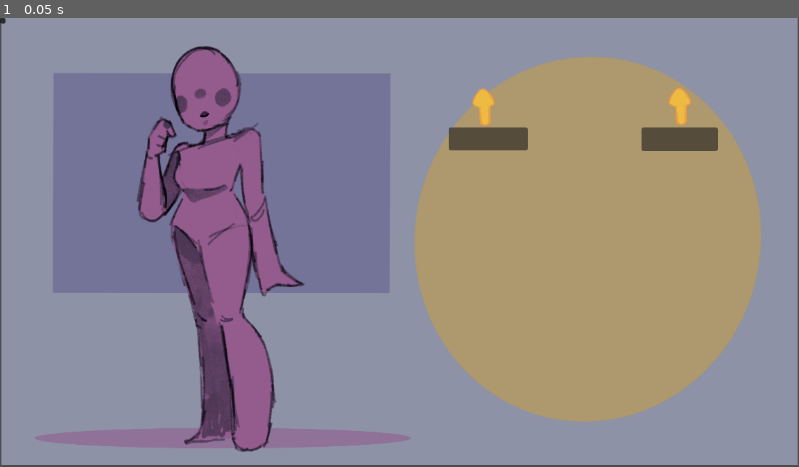
Above: before the commit, frame 1.
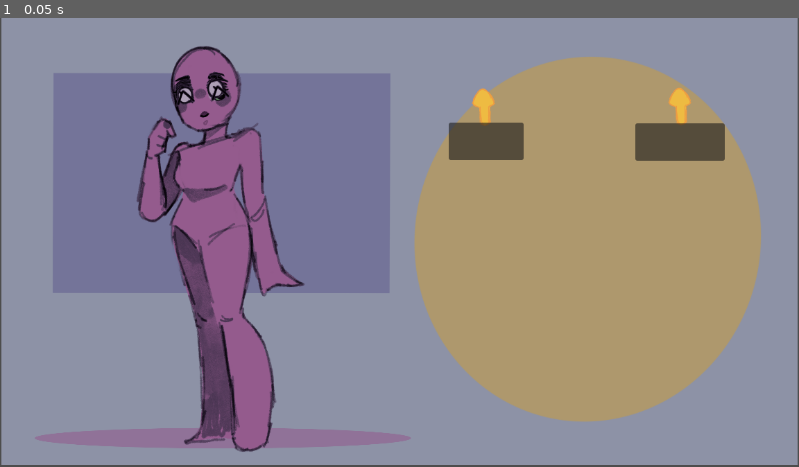
Above: after the commit, the same moment.

Repository: CISC204-S26/project3-tmalcolm
Game: Godot game, scene res://player.tscn
The game is run twice, just before and just after one commit, with the same random seed, the same clock (stepped at 60 frames per second) and the same inputs.
Inputs:
- Up to frame 1 (0.05 s): no input

The runs differ from the first frame. In frame 1, 1.1% of the frame differs, in the area x 0-91%, y 0-32%.
Error in both runs: Invalid assignment of property or key 'texture' with value of type 'CompressedTexture2D' on a base object of type 'null instance'. (res://control.gd:77)

Commit message:
Update player.tscn

Diff:
--- a/project-3-character-creator/player.tscn
+++ b/project-3-character-creator/player.tscn
@@ -69,62 +69,35 @@
 scale = Vector2(0.039916992, 0.03735351)
 texture = ExtResource("9_op7ga")
 
-[node name="Eye button right" type="Button" parent="CompositeSprites/EyeSprite2" unique_id=279809860]
-anchors_preset = -1
-anchor_top = 1.0
-anchor_bottom = 1.0
-offset_left = 925.0
-offset_top = 154.99997
-offset_right = 1035.0
-offset_bottom = 188.99997
-
-[node name="eye button left" type="Button" parent="CompositeSprites/EyeSprite2" unique_id=1974450129]
-anchors_preset = -1
-anchor_left = 1.0
-anchor_top = 1.0
-anchor_right = 239.56801
-anchor_bottom = 189.00002
-offset_left = 646.0
-offset_top = 154.99997
-offset_right = 521.432
-offset_bottom = -4.5776367e-05
-
-[node name="EyeSprite" type="Sprite2D" parent="CompositeSprites" unique_id=1250560677]
-visible = false
+[node name="Eyes" type="Sprite2D" parent="CompositeSprites" unique_id=1250560677]
 position = Vector2(0, 3.0517578e-05)
 
-[node name="Eyes #1" type="Sprite2D" parent="CompositeSprites/EyeSprite" unique_id=998197636]
-visible = false
+[node name="Eyes #1" type="Sprite2D" parent="CompositeSprites/Eyes" unique_id=998197636]
 position = Vector2(289, 105.99997)
 scale = Vector2(0.032897957, 0.034362804)
 texture = ExtResource("4_ivps1")
 
-[node name="Eyes #2" type="Sprite2D" parent="CompositeSprites/EyeSprite" unique_id=1607681897]
-visible = false
+[node name="Eyes #2" type="Sprite2D" parent="CompositeSprites/Eyes" unique_id=1607681897]
 position = Vector2(289.78128, 99.71872)
 scale = Vector2(0.04122922, 0.037384033)
 texture = ExtResource("5_urp6f")
 
-[node name="Eyes #3" type="Sprite2D" parent="CompositeSprites/EyeSprite" unique_id=376267616]
-visible = false
+[node name="Eyes #3" type="Sprite2D" parent="CompositeSprites/Eyes" unique_id=376267616]
 position = Vector2(291, 101.99996)
 scale = Vector2(0.041778576, 0.042327877)
 texture = ExtResource("6_bwjto")
 
-[node name="Eyes #4" type="Sprite2D" parent="CompositeSprites/EyeSprite" unique_id=1982627313]
-visible = false
+[node name="Eyes #4" type="Sprite2D" parent="CompositeSprites/Eyes" unique_id=1982627313]
 position = Vector2(290, 101.99997)
 scale = Vector2(0.04278564, 0.039245583)
 texture = ExtResource("7_606se")
 
-[node name="Eyes #5" type="Sprite2D" parent="CompositeSprites/EyeSprite" unique_id=317959328]
-visible = false
+[node name="Eyes #5" type="Sprite2D" parent="CompositeSprites/Eyes" unique_id=317959328]
 position = Vector2(288.00003, 99.99997)
 scale = Vector2(0.03881836, 0.04064941)
 texture = ExtResource("8_u1c27")
 
-[node name="Eyes #6" type="Sprite2D" parent="CompositeSprites/EyeSprite" unique_id=924175557]
-visible = false
+[node name="Eyes #6" type="Sprite2D" parent="CompositeSprites/Eyes" unique_id=924175557]
 position = Vector2(292, 107.99997)
 scale = Vector2(0.039916992, 0.03735351)
 texture = ExtResource("9_op7ga")
@@ -152,14 +125,16 @@
 script = ExtResource("10_n7ghd")
 
 [node name="left arrow eyes" type="Button" parent="." unique_id=298600827]
-offset_right = 8.0
-offset_bottom = 8.0
+offset_left = 647.0
+offset_top = 151.0
+offset_right = 755.0
+offset_bottom = 205.0
 
 [node name="right arrow eyes" type="Button" parent="." unique_id=426974712]
-offset_right = 8.0
-offset_bottom = 8.0
+offset_left = 916.0
+offset_top = 152.0
+offset_right = 1045.0
+offset_bottom = 206.0
 
-[connection signal="pressed" from="CompositeSprites/EyeSprite2/Eye button right" to="." method="_on_eye_button_right_pressed"]
-[connection signal="pressed" from="CompositeSprites/EyeSprite2/eye button left" to="." method="_on_eye_button_left_pressed"]
 [connection signal="pressed" from="left arrow eyes" to="Control" method="_on_left_arrow_eye_pressed"]
 [connection signal="pressed" from="right arrow eyes" to="Control" method="_on_right_arrow_eyes_pressed"]
